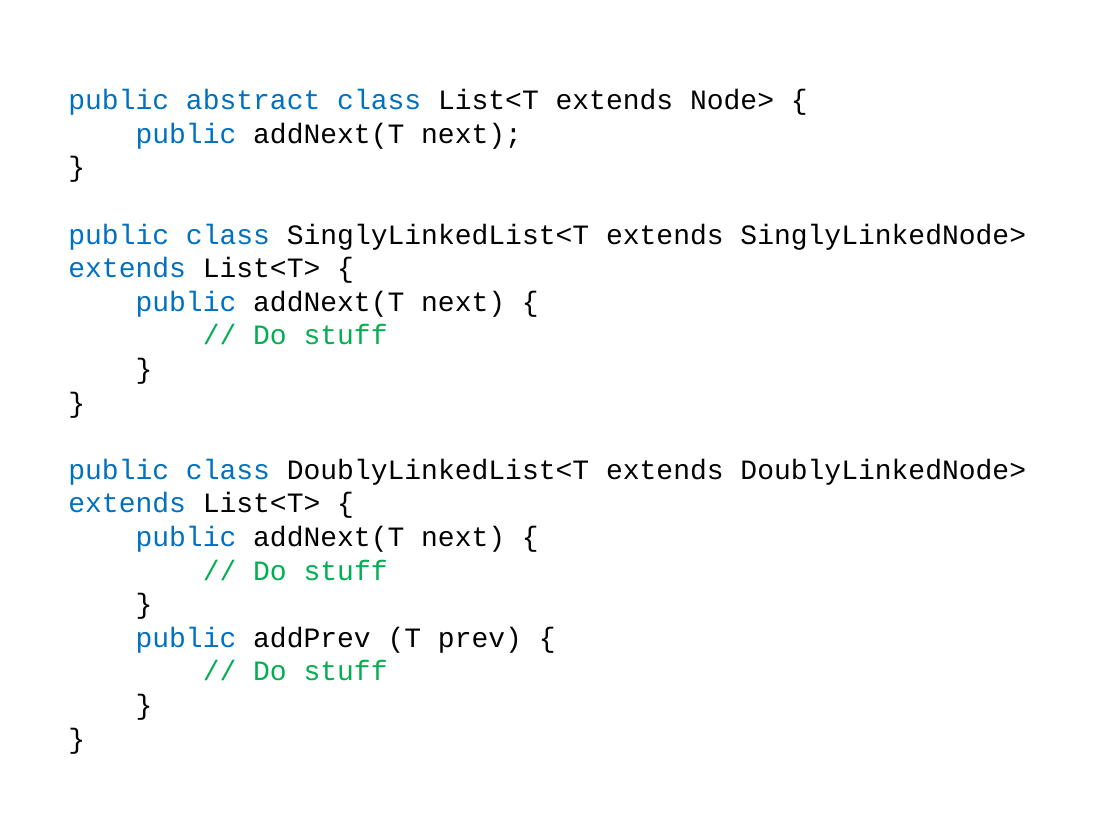
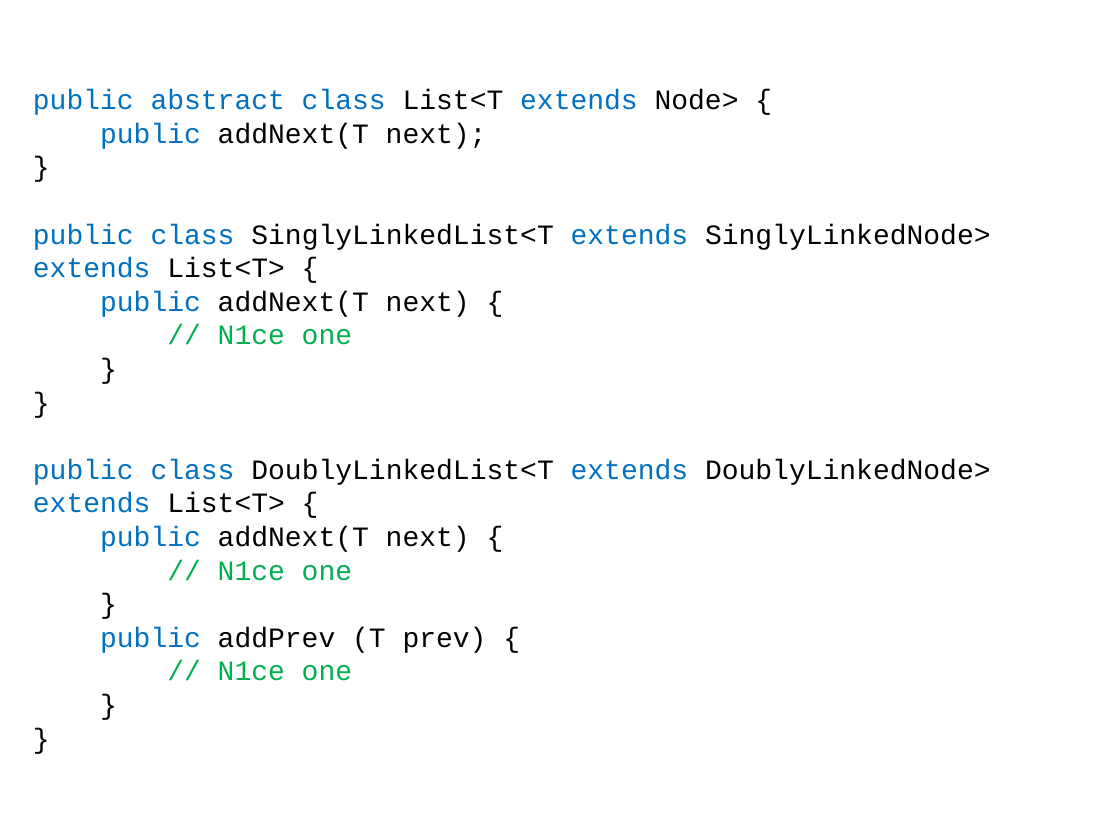
Before and after one commit to rubenbaer/ooplss, a slide deck: slide 9 of misc/final_day/ooplss.ppt. Drawn at 1120x840 pixels with LibreOffice and Linux fonts; fonts in the diff are those of the drawing. Boxes give left, top, right and bottom in pixels: in the first picture for what was removed or moved away, otherwise in the second. Text is boxed around its words. In the diff, an @@ line names an element or a change of style, - is before the commit and + after.

```diff
--- a/misc/final_day/ooplss.ppt
+++ b/misc/final_day/ooplss.ppt
@@ text "public abstract class List<T extends ...": place and size @@
-text "public abstract class List<T extends ..." at [68,89,1026,681]
+text "public abstract class List<T extends ..." at [33,89,991,681]
@@ text at [33,89,991,513]: text colour #000000 to #0070C0 in "extends", "extends", "extends" @@
@@ text at [218,325,352,345]: text changed @@
-// Do stuff
+// N1ce one
@@ text at [218,561,352,581]: text changed @@
-// Do stuff
+// N1ce one
@@ text at [218,661,352,681]: text changed @@
-// Do stuff
+// N1ce one
```
Also in this commit, not shown: 3 other slides changed, 4 slides added, 1 slide removed, 8 other files.
